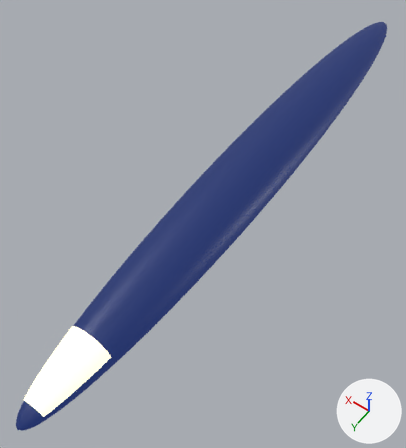
The glTF model public/models/ufoathome-chiles-whitted-craft/chiles.gltf, before and after one commit.
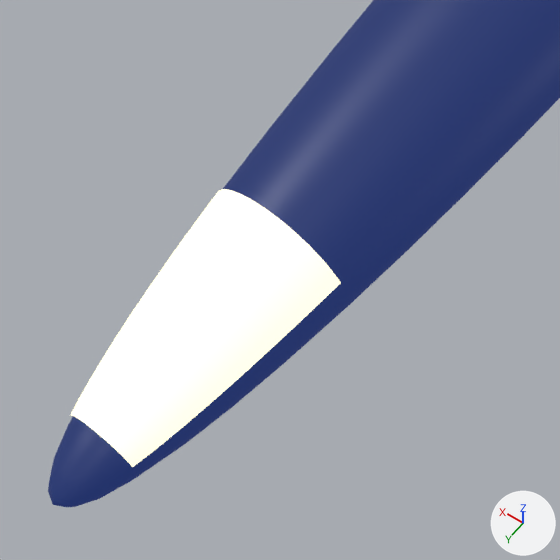
Each version appears first whole from a 50 mm lens placed at (-8.89, 16.47, 19.6), pointed at (0.74, 3.0, -1.57), and next in a close-up on the part from 0% to 45% of the width and 59% to 100% of the height. The axes (+X, +Y, +Z) are drawn at lower right. The lights are the same throughout. The last two pictures show the newer version. Vertices at exactly the same position are counted once.

In view in the first close-up: 'hull', 'windshield'.
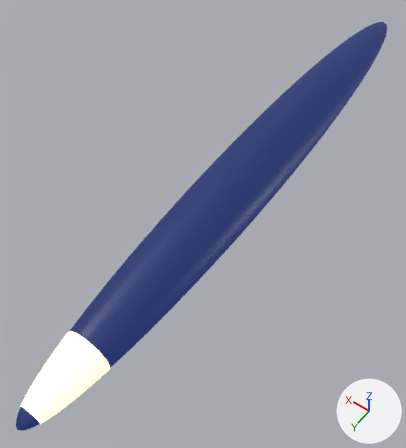
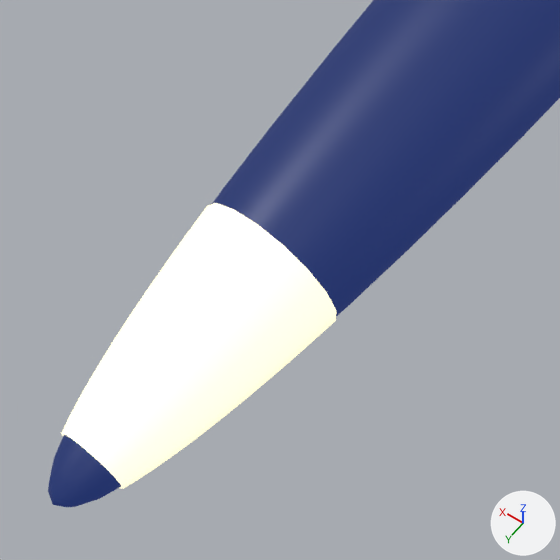
The edits, one by one:
me_windshield is used by ob_windshield; location (0.0, 0.0, 0.0).
me_windshield had 289 vertices, 512 faces and spanned x -1.02..1.02, y 11.2..14.2, z 0.18..1.08.
me_windshield now has 289 vertices, 512 faces and spans x -1.06..1.06, y 11.4..14.4, z -1.06..1.06.
me_windshield part 1: 289 of 289 vertices moved; they spanned x -1.02..1.02, y 11.2..14.2, z 0.18..1.08 and now span x -1.06..1.06, y 11.4..14.4, z -1.06..1.06; mean shift (0.0, 0.2, -0.68).

Pixel boxes (x1, y1, x2, y2) of what changed, in the close-ups (560 x 560 px):
'windshield', reshaped
    before: (71, 189, 341, 467)
    after: (61, 203, 336, 489)
